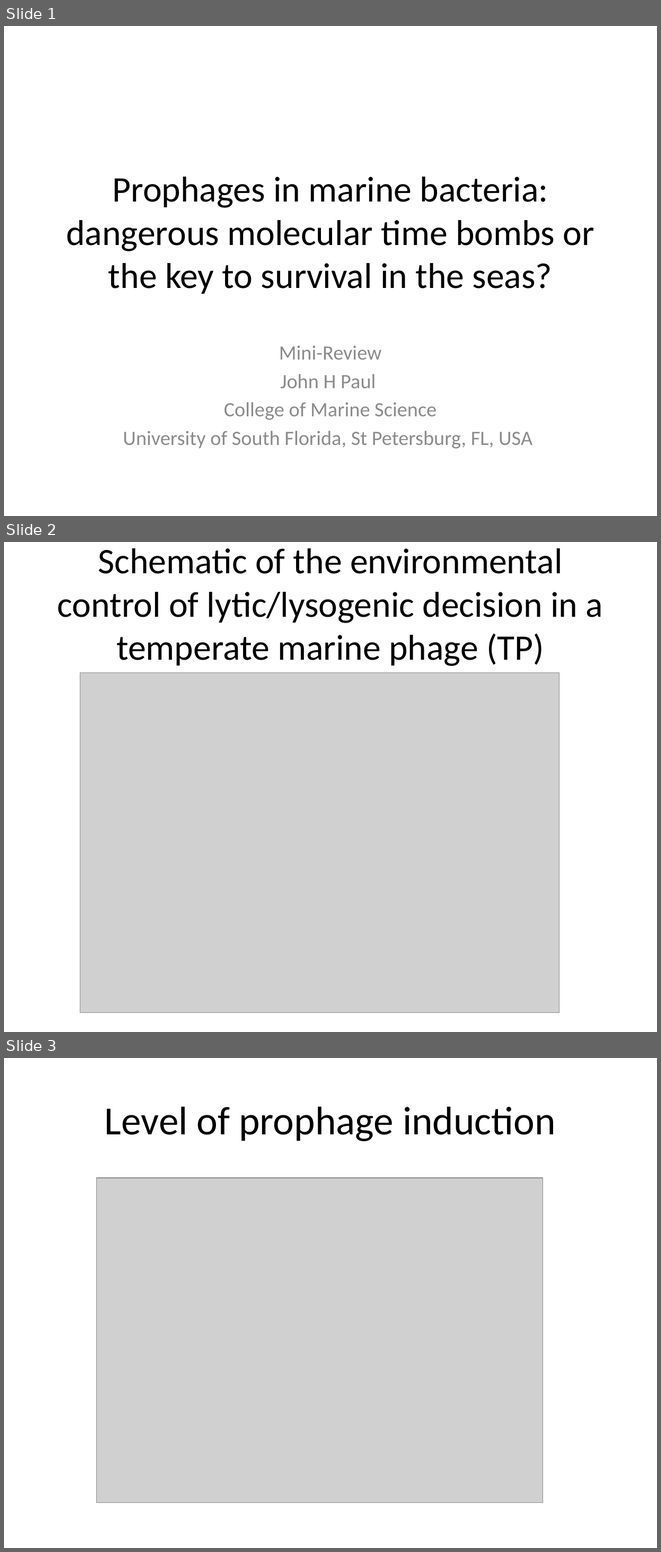
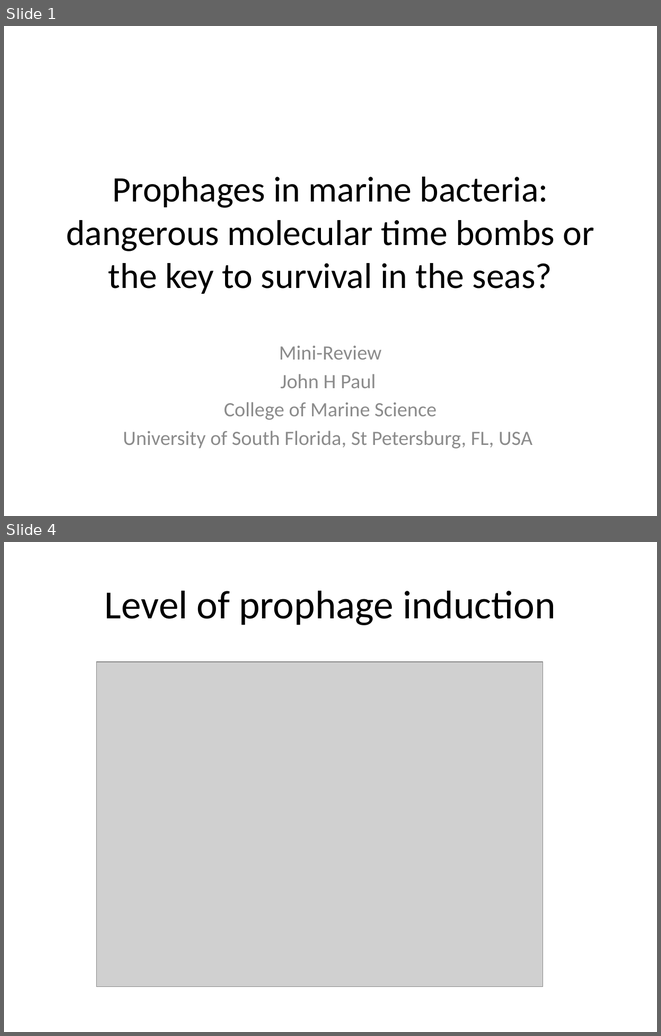
Before and after one commit to kyclark/abe501, a slide deck: litreview.pptx. Shown one above the other, each under a label of ours: slides 1, 2 and 3 before the commit, slides 1 and 4 after it; the slides between them are not shown. The pictures are 661x1552 and 661x1036 pixels, drawn with LibreOffice and Linux fonts; fonts in the diff are those of the drawing; grey boxes stand for pictures. Boxes give left, top, right and bottom in pixels: in the first picture for what was removed or moved away, otherwise in the second. Text is boxed around its words. In the diff, an @@ line names an element or a change of style, - is before the commit and + after.

```diff
--- a/litreview.pptx
+++ b/litreview.pptx
@@ slide 2 removed at (4, 542, 657, 1032), background #FFFFFF @@
@@ title removed at (58, 548, 603, 666) @@
-Schematic of the environmental control of lytic/lysogenic decision in a temperate marine phage (TP)
@@ picture removed at (80, 672, 559, 1012) @@
@@ what was slide 3 is now slide 4 @@
```
Also in this commit, not shown: 2 slides added, 6 other files.
